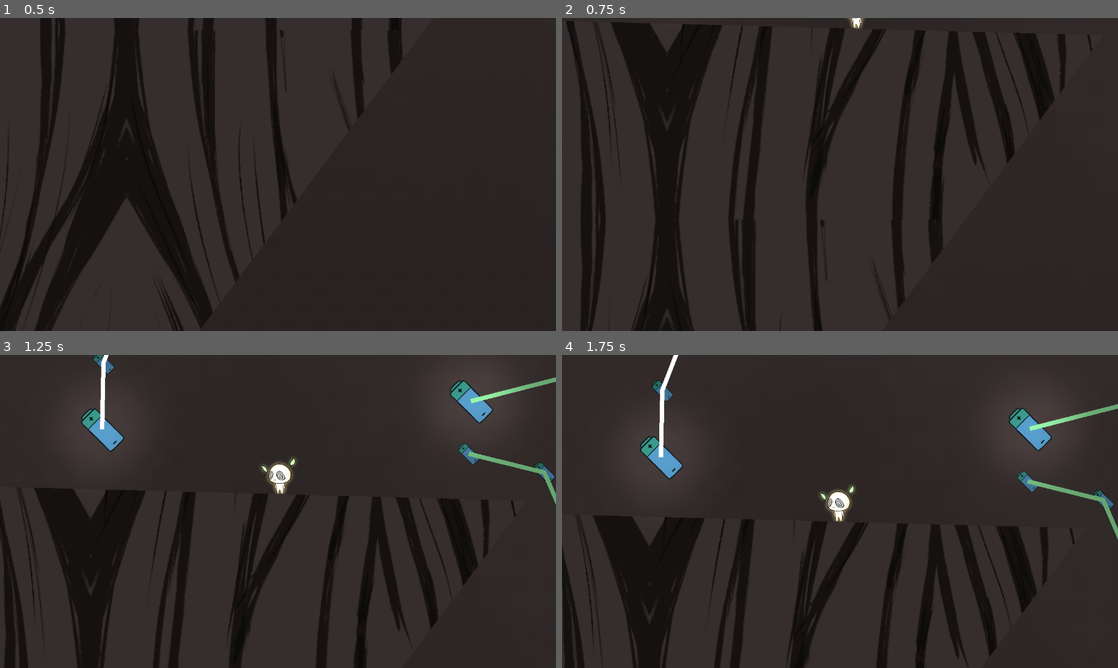
Above: before the commit, frames 1-4 (two rows, left to right).
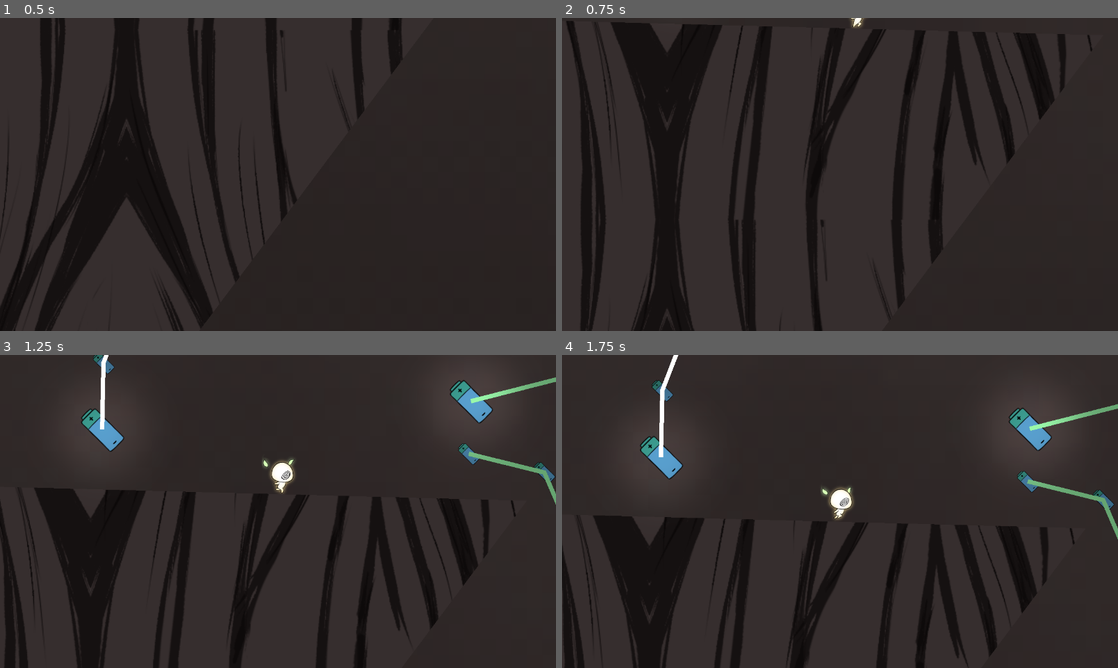
Above: after the commit, the same moments.

Repository: chris-prenissl/root-expansion
Game: Godot game, scene res://MainScenes/MainLevel.tscn
Two runs of this game, one before a commit and one after it. Both use one fixed random seed, a clock stepped at 60 frames per second and the inputs below.
Inputs (mouse positions are in pixels of both pictures, inside the frame that each line leads up to):
- Up to frame 1 (0.5 s): no input
- Up to frame 2 (0.75 s): move the mouse to (962, 158) at 0.52 s; click (962, 158) at 0.6 s
- Up to frame 3 (1.25 s): no input
- Up to frame 4 (1.75 s): move the mouse to (728, 527) at 1.27 s; click (728, 527) at 1.35 s

Frame 1 is identical in both runs. In frame 2, less than 0.1% of the frame differs, in the area x 51-54%, y 0-4%; in frame 3, 0.3%; in frame 4, 0.3%, in the area x 46-53%, y 41-54%.

Commit message:
added animated sprite to player and animate_sprite method

Diff:
--- a/OtherScenes/player.tscn
+++ b/OtherScenes/player.tscn
@@ -6,22 +6,153 @@
 [sub_resource type="CircleShape2D" id="CircleShape2D_lnxqq"]
 radius = 37.2634
 
+[sub_resource type="AtlasTexture" id="AtlasTexture_oaida"]
+atlas = ExtResource("2_5l28a")
+region = Rect2(0, 200, 200, 200)
+
+[sub_resource type="AtlasTexture" id="AtlasTexture_aeqiv"]
+atlas = ExtResource("2_5l28a")
+region = Rect2(200, 200, 200, 200)
+
+[sub_resource type="AtlasTexture" id="AtlasTexture_dfpo4"]
+atlas = ExtResource("2_5l28a")
+region = Rect2(400, 800, 200, 200)
+
+[sub_resource type="AtlasTexture" id="AtlasTexture_doyyw"]
+atlas = ExtResource("2_5l28a")
+region = Rect2(0, 400, 200, 200)
+
+[sub_resource type="AtlasTexture" id="AtlasTexture_2a3gb"]
+atlas = ExtResource("2_5l28a")
+region = Rect2(200, 400, 200, 200)
+
+[sub_resource type="AtlasTexture" id="AtlasTexture_6yqd8"]
+atlas = ExtResource("2_5l28a")
+region = Rect2(400, 400, 200, 200)
+
+[sub_resource type="AtlasTexture" id="AtlasTexture_7jbwl"]
+atlas = ExtResource("2_5l28a")
+region = Rect2(0, 200, 200, 200)
+
+[sub_resource type="AtlasTexture" id="AtlasTexture_3w88k"]
+atlas = ExtResource("2_5l28a")
+region = Rect2(200, 200, 200, 200)
+
+[sub_resource type="AtlasTexture" id="AtlasTexture_2bxw5"]
+atlas = ExtResource("2_5l28a")
+region = Rect2(400, 200, 200, 200)
+
+[sub_resource type="AtlasTexture" id="AtlasTexture_oh0sd"]
+atlas = ExtResource("2_5l28a")
+region = Rect2(600, 200, 200, 200)
+
+[sub_resource type="AtlasTexture" id="AtlasTexture_nld0n"]
+atlas = ExtResource("2_5l28a")
+region = Rect2(0, 0, 200, 200)
+
+[sub_resource type="AtlasTexture" id="AtlasTexture_rjd26"]
+atlas = ExtResource("2_5l28a")
+region = Rect2(200, 0, 200, 200)
+
+[sub_resource type="AtlasTexture" id="AtlasTexture_oi747"]
+atlas = ExtResource("2_5l28a")
+region = Rect2(0, 200, 200, 200)
+
+[sub_resource type="AtlasTexture" id="AtlasTexture_k4630"]
+atlas = ExtResource("2_5l28a")
+region = Rect2(200, 200, 200, 200)
+
+[sub_resource type="SpriteFrames" id="SpriteFrames_gtuf0"]
+animations = [{
+"frames": [{
+"duration": 1.0,
+"texture": SubResource("AtlasTexture_oaida")
+}, {
+"duration": 1.0,
+"texture": SubResource("AtlasTexture_aeqiv")
+}, {
+"duration": 1.0,
+"texture": SubResource("AtlasTexture_dfpo4")
+}],
+"loop": false,
+"name": &"dash_down",
+"speed": 5.0
+}, {
+"frames": [{
+"duration": 1.0,
+"texture": SubResource("AtlasTexture_doyyw")
+}, {
+"duration": 1.0,
+"texture": SubResource("AtlasTexture_2a3gb")
+}, {
+"duration": 1.0,
+"texture": SubResource("AtlasTexture_6yqd8")
+}],
+"loop": false,
+"name": &"dash_horizontal",
+"speed": 5.0
+}, {
+"frames": [{
+"duration": 1.0,
+"texture": SubResource("AtlasTexture_7jbwl")
+}, {
+"duration": 1.0,
+"texture": SubResource("AtlasTexture_3w88k")
+}, {
+"duration": 1.0,
+"texture": SubResource("AtlasTexture_2bxw5")
+}],
+"loop": false,
+"name": &"dash_up",
+"speed": 5.0
+}, {
+"frames": [{
+"duration": 1.0,
+"texture": SubResource("AtlasTexture_oh0sd")
+}],
+"loop": true,
+"name": &"falling",
+"speed": 5.0
+}, {
+"frames": [{
+"duration": 1.0,
+"texture": SubResource("AtlasTexture_nld0n")
+}, {
+"duration": 1.0,
+"texture": SubResource("AtlasTexture_rjd26")
+}],
+"loop": true,
+"name": &"idle",
+"speed": 5.0
+}, {
+"frames": [{
+"duration": 1.0,
+"texture": SubResource("AtlasTexture_oi747")
+}, {
+"duration": 1.0,
+"texture": SubResource("AtlasTexture_k4630")
+}],
+"loop": false,
+"name": &"landing",
+"speed": 5.0
+}]
+
 [sub_resource type="RectangleShape2D" id="RectangleShape2D_lqkjw"]
 size = Vector2(68, 18)
 
-[node name="Player" type="CharacterBody2D" groups=["Player"]]
+[node name="Player" type="CharacterBody2D" node_paths=PackedStringArray("sprite") groups=["Player"]]
 script = ExtResource("1_kpkap")
+sprite = NodePath("Sprite")
 
 [node name="CollisionShape2D" type="CollisionShape2D" parent="."]
 position = Vector2(-0.25, 0)
 shape = SubResource("CircleShape2D_lnxqq")
 
-[node name="Sprite" type="Sprite2D" parent="."]
-position = Vector2(-10, 2.08165e-12)
+[node name="Sprite" type="AnimatedSprite2D" parent="."]
+position = Vector2(2.08165e-12, -3)
 scale = Vector2(0.5, 0.5)
-texture = ExtResource("2_5l28a")
-region_enabled = true
-region_rect = Rect2(2.08165e-12, 2.08165e-12, 200, 200)
+sprite_frames = SubResource("SpriteFrames_gtuf0")
+animation = &"landing"
 
 [node name="FloorDetector" type="Area2D" parent="."]
 position = Vector2(0, -1)
--- a/Scripts/player.gd
+++ b/Scripts/player.gd
@@ -1,4 +1,6 @@
 extends CharacterBody2D
+
+@export var sprite: AnimatedSprite2D
 
 var GRAVITY = 2000
 
@@ -84,6 +86,10 @@
 func start_dashing():
 	last_click_mouse_position = get_local_mouse_position()
 	last_global_click_mouse_position = get_global_mouse_position()
+
+	var view_dir = position.direction_to(last_global_click_mouse_position)
+	animate_sprite(view_dir.x > 0, view_dir.y < 0, true, false, false)
+
 	if!(last_click_mouse_position.distance_to(Vector2.ZERO) > min_click_distance_from_player):
 		return
 
@@ -154,3 +160,23 @@
 func add_energy():
 	amount_of_energy += 1
 	print(amount_of_energy)
+
+func animate_sprite(facing_right: bool, moving_up: bool, dashing: bool, idle: bool, falling: bool):
+	sprite.flip_h = facing_right
+
+	if dashing:
+		const animation = "dash_"
+		if moving_up:
+			sprite.animation = animation + "up"
+		elif falling:
+			sprite.animation = animation + "down"
+		else:
+			sprite.animation = animation + "horizontal"
+	elif idle:
+		sprite.animation = "idle"
+	elif falling:
+		sprite.animation = "falling"
+	else:
+		sprite.animation = "landing"
+
+	sprite.play()
Not shown: 1 places in OtherScenes/player.tscn that only renumber resources
